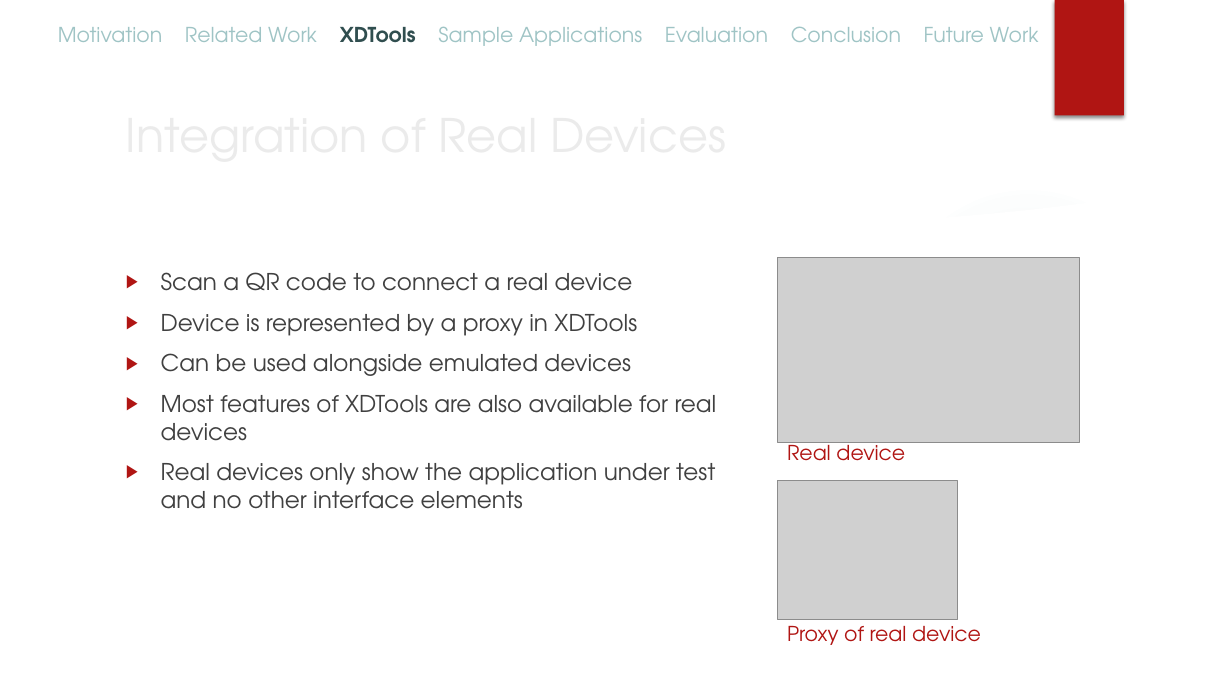
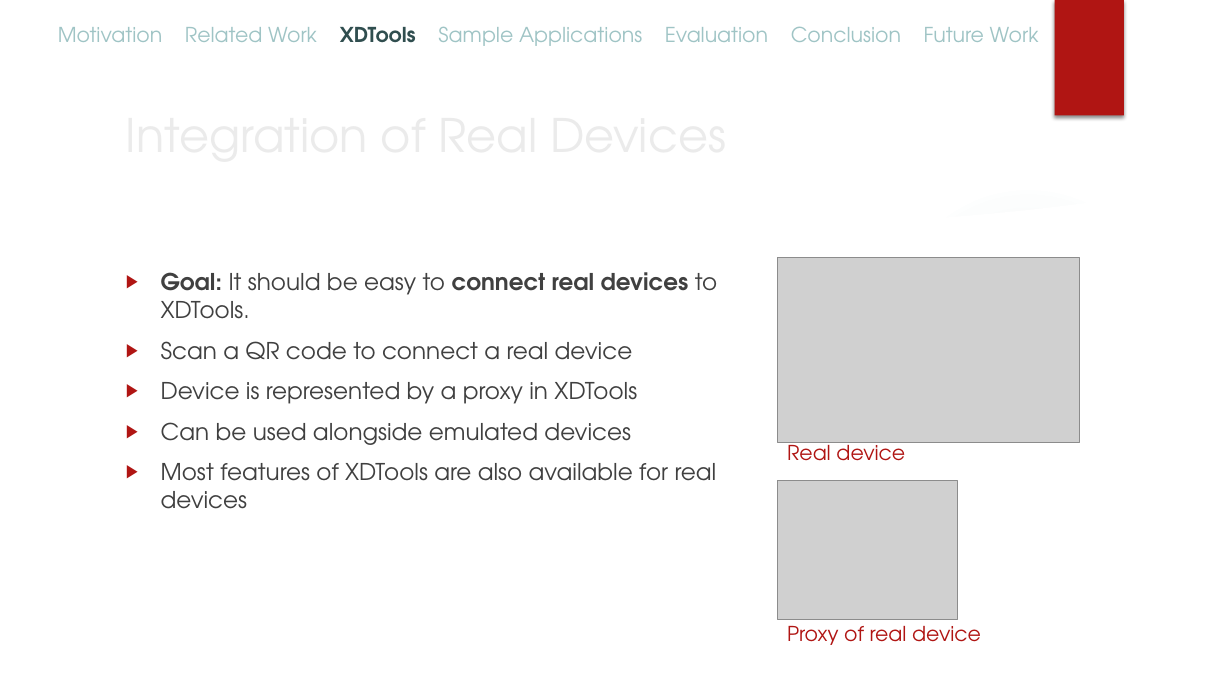
Before and after one commit to mhusm/XDTools, a slide deck: slide 8 of Presentations/Final/XDTools.pptx (slide 7 before the commit). Drawn at 1232x693 pixels with LibreOffice and Linux fonts; fonts in the diff are those of the drawing; grey boxes stand for pictures; background and template pictures are left out. Boxes give left, top, right and bottom in pixels: in the first picture for what was removed or moved away, otherwise in the second. Text is boxed around its words. In the diff, an @@ line names an element or a change of style, - is before the commit and + after.

```diff
--- a/Presentations/Final/XDTools.pptx
+++ b/Presentations/Final/XDTools.pptx
@@ text at bbox=[161, 272, 717, 319]: paragraph added @@
+▶ Goal: It should be easy to connect real devices to XDTools.
@@ text at bbox=[161, 463, 715, 509]: paragraph removed @@
-▶ Real devices only show the application under test and no other interface elements
```
Also in this commit, not shown: 16 other slides changed, 2 slides added.
